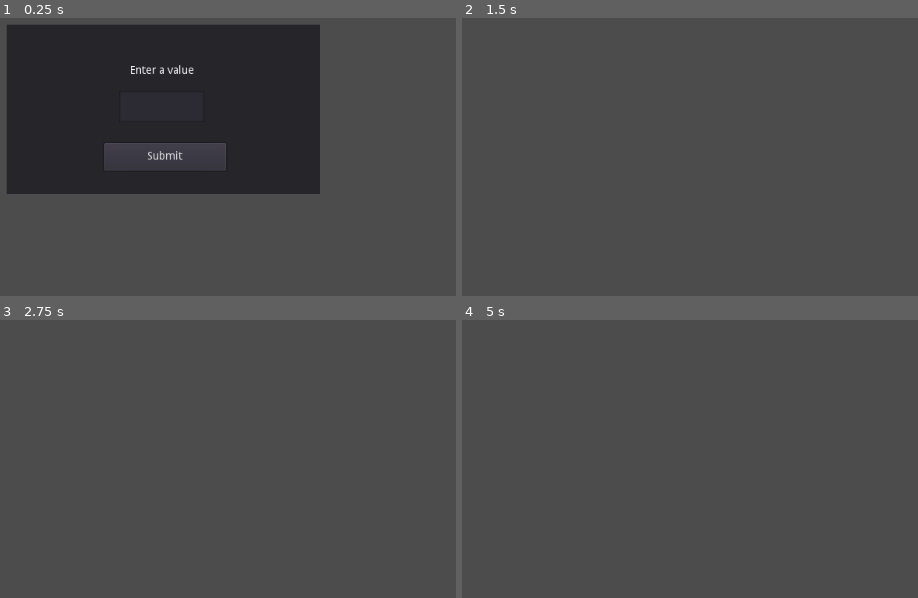
Above: before the commit, frames 1-4 (two rows, left to right).
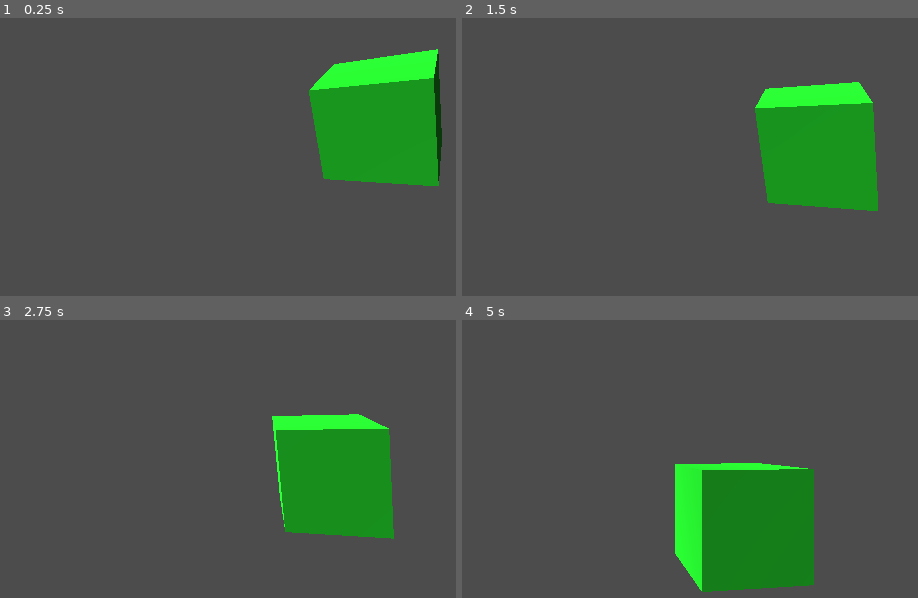
Above: after the commit, the same moments.

Repository: punto-/draft_vm
Game: Godot game, scene res://main.tscn
Same seed, same stepped clock (60 frames per second), same inputs: the game is played once before the commit and once after it.
Inputs (mouse positions are in pixels of both pictures, inside the frame that each line leads up to):
- Up to frame 1 (0.25 s): no input
- Up to frame 2 (1.5 s): click (626, 157) at 0.5 s, where only the run before the commit has a clickable "Submit"
- Up to frame 3 (2.75 s): no input
- Up to frame 4 (5 s): no input

The runs differ from the first frame. In frame 1, 51% of the frame differs, in the area x 1-97%, y 2-64%; in frame 2, 11%; in frame 3, 11%; in frame 4, 13%.

Commit message:
adding test cube, new operators, interpolate instruction

Diff:
--- a/branch.gd
+++ b/branch.gd
@@ -5,12 +5,10 @@
 const CHAIN_MIDDLE = 2
 const CHAIN_END = 3
 
-export(int, "None", "Start", "Middle", "End") var chain_pos = 0
-
-export var condition = ""
 
 func execute(context):
 
+	var chain_pos = params[1]
 	var run = true
 	if chain_pos > CHAIN_START: # middle or end, check if previous branches already ran
 		run = !context.stack.back()
@@ -20,7 +18,7 @@
 			context.stack.pop_back()
 		return
 
-	run = vm.get_global(condition)
+	run = vm.opr.get_value(context, params[0])
 
 	if chain_pos == CHAIN_START:
 		context.stack.push_back(run)
--- a/input.gd
+++ b/input.gd
@@ -1,13 +1,11 @@
 extends "noop.gd"
 
-export var global = ""
-
-func input(val, top):
-	printt("got input ", global, val)
-	vm.set_global(global, val)
-	vm.resume(top)
+func input(val, context):
+	printt("got input ", val)
+	context.stack.push_back(val)
+	vm.resume(context.call_stack.back())
 
 func execute(context):
 	var ui = get_node("/root/ui")
-	ui.get_input(self, "input", context.call_stack.back())
+	ui.get_input(self, "input", context)
 	return vm.RET_YIELD
--- /dev/null
+++ b/interpolate.gd
@@ -0,0 +1,28 @@
+extends "noop.gd"
+
+# params requires object, property, initial value, end value, time
+
+var tween
+var top
+
+func tween_finished():
+	vm.resume(top)
+	tween = null
+	top = null
+
+func execute(context):
+
+	top = context.call_stack.back()
+
+	var object = vm.opr.get_value(context, params[0])
+	var property = vm.opr.get_value(context, params[1])
+	var v1 = vm.opr.get_value(context, params[2])
+	var v2 = vm.opr.get_value(context, params[3])
+	var time = vm.opr.get_value(context, params[4])
+
+	tween = create_tween()
+	tween.tween_property(object, property, v2, time).from(v1)
+	tween.set_trans(Tween.TRANS_LINEAR)
+	tween.tween_callback(self, "tween_finished")
+
+	return vm.RET_YIELD
--- /dev/null
+++ b/loop.gd
@@ -0,0 +1,12 @@
+extends "noop.gd"
+
+func execute(context):
+
+	var cond = true
+	if params.size() > 0:
+		cond = vm.opr.get_value(params[0])
+
+	if !cond:
+		return vm.RET_RETURN
+
+	return vm.RET_REPEAT
--- a/main.gd
+++ b/main.gd
@@ -5,7 +5,6 @@
 func _ready():
 
 	print("main!")
-	vm.set_global("cond_2", true) # bit of cheating for branch test
 
-	var code = get_node("code")
-	vm.start_task(code)
+	var code = vm.load_code(preload("test_code.gd").move_cube)
+	vm.start_task(code.duplicate())
--- a/main.tscn
+++ b/main.tscn
@@ -1,9 +1,21 @@
 [gd_scene load_steps=3 format=2]
 
 [ext_resource path="res://main.gd" type="Script" id=1]
-[ext_resource path="res://code.tscn" type="PackedScene" id=2]
+
+[sub_resource type="SpatialMaterial" id=1]
+albedo_color = Color( 0.113725, 0.741176, 0.141176, 1 )
 
 [node name="main" type="Node2D"]
 script = ExtResource( 1 )
 
-[node name="code" parent="." instance=ExtResource( 2 )]
+[node name="DirectionalLight" type="DirectionalLight" parent="."]
+transform = Transform( 0.884133, 0.366326, 0.290024, -0.467236, 0.693186, 0.548802, 0, -0.620724, 0.784029, 0, 2.29228, 3.51784 )
+
+[node name="Camera" type="Camera" parent="."]
+transform = Transform( 0.136632, 0, 0.990622, 0, 1, 0, -0.990622, 0, 0.136632, 6.30921, 1.39879, 2.66072 )
+
+[node name="world-objects" type="Spatial" parent="."]
+
+[node name="world-id-dummy" type="CSGBox" parent="world-objects"]
+transform = Transform( 0.582417, 0.289418, -0.759623, -0.44501, 0.895525, 0, 0.680262, 0.33804, 0.650363, 0, 2.07124, -2.40814 )
+material_override = SubResource( 1 )
--- a/noop.gd
+++ b/noop.gd
@@ -2,5 +2,9 @@
 
 onready var vm = get_node("/root/vm")
 
+export var params = []
+
+export var break_guard = false
+
 func execute(context):
 	return vm.RET_RETURN
--- a/operator.gd
+++ b/operator.gd
@@ -8,6 +8,9 @@
 	"s": "get_stack",
 	"sv": "get_scope_var",
 	"gv": "get_global_var",
+	"o": "get_object",
+
+	"sp": "stack_push",
 
 	"gt": "compare",
 	"ge": "compare",
@@ -15,6 +18,7 @@
 	"lt": "compare",
 	"le": "compare",
 
+	"obj_i": "object_index",
 	"arr_i": "array_index",
 }
 
@@ -26,6 +30,8 @@
 	if !(type in type_handlers):
 		return null
 
+	return call(type_handlers[type], context, opr)
+
 
 func get_literal(context, opr):
 	return opr[1]
@@ -36,12 +42,24 @@
 	if typeof(pos) != TYPE_INT:
 		return null
 	if pos < 0:
-		pos = context.stack.size() - pos
+		pos = context.stack.size() + pos
 
 	if pos < 0 || pos >= context.stack.size():
 		return null
 
-	return context.stack[pos]
+	var pop = false
+	if opr.size() > 2:
+		pop = get_value(context, opr[2])
+
+	var ret = context.stack[pos]
+	if pop:
+		context.stack.remove(pos)
+	return ret
+
+func stack_push(context, opr):
+	var val = get_value(context, opr[1])
+	context.stack.push_back(val)
+	return val
 
 func get_scope_var(context, opr):
 
@@ -58,6 +76,11 @@
 
 	var name = get_value(context, opr[1])
 	return vm.get_global(name)
+
+func get_object(context, opr):
+
+	var name = get_value(context, opr[1])
+	return vm.get_object(name)
 
 func compare(context, opr):
 
@@ -83,10 +106,20 @@
 
 func array_index(context, opr):
 
-	var arr = opr[1]
-	var i = opr[2]
+	var arr = get_value(context, opr[1])
+	var i = get_value(context, opr[2])
 
 	if typeof(arr) != TYPE_ARRAY:
 		return null
 
 	return arr[i]
+
+func object_index(context, opr):
+
+	var obj = get_value(context, opr[1])
+	var name = get_value(context, opr[2])
+
+	if !(name in obj):
+		return null
+
+	return obj.get(name)
--- a/print.gd
+++ b/print.gd
@@ -1,10 +1,7 @@
 extends "noop.gd"
 
-export var literal = ""
-export var global_var = ""
+func execute(context):
 
-func execute(context):
-	if global_var != "":
-		print(vm.get_global(global_var))
-	else:
-		print(literal)
+	print(str(vm.opr.get_value(context, params[0])))
+
+	return vm.RET_RETURN
--- a/repeat.gd
+++ b/repeat.gd
@@ -1,18 +1,23 @@
 extends "noop.gd"
 
-export var count = 0
-export var count_global = ""
+var sequence = null
 
 func execute(context):
 
 	var top = context.call_stack.back()
-	var n = count
-	if count_global != "":
-		n = int(vm.get_global(count_global))
+	var n = int(vm.opr.get_value(context, params[0]))
 
-	if top.sequence >= n:
+	if sequence == null:
+		sequence = 0
+
+	if sequence >= n:
+		sequence = null
 		return vm.RET_RETURN
 
-	printt("repeat count is ", n, top.sequence)
+	printt("repeat count is ", n, sequence)
+	sequence += 1
 
 	return vm.RET_BRANCH_REPEAT
+
+func _ready():
+	break_guard = true
--- /dev/null
+++ b/test_code.gd
@@ -0,0 +1,34 @@
+
+const take_input = [
+
+	["input"],
+	["repeat", [["s", -1]], [
+
+		["print", ["looping!"]],
+		["wait", [1]],
+	]],
+
+]
+
+const move_cube = [
+
+	["branch", ["true", 0], [
+
+		["interpolate", [
+			["o", "world-id-dummy"],
+			"transform",
+			["sp", ["obj_i", ["o", "world-id-dummy"], "transform" ]], # stack push world-id-dummy.transform
+			Transform.IDENTITY,
+			5, # seconds
+		]],
+		["interpolate", [
+			["o", "world-id-dummy"],
+			"transform",
+			Transform.IDENTITY,
+			["s", -1, true], # pop from stack the value pushed before
+			5, # seconds
+		]],
+		["loop"]
+
+	]],
+]
--- a/vm.gd
+++ b/vm.gd
@@ -12,6 +12,23 @@
 const RET_REPEAT = 4
 const RET_YIELD = 5
 
+var opr
+
+var instructions = {
+
+	"noop": preload("noop.gd"),
+	"wait": preload("wait.gd"),
+	"input": preload("input.gd"),
+	"branch": load("branch.gd"),
+	"interpolate": preload("interpolate.gd"),
+	"loop": preload("loop.gd"),
+	"print": preload("print.gd"),
+	"repeat": preload("repeat.gd"),
+	"root_branch": load("root_branch.gd"),
+}
+
+var task_nodes
+
 ####### some helpers
 
 # we put timers here to avoid using timer nodes (because I don't know where the scene is :p ) or doing a "busy wait" in the time.gd script
@@ -38,6 +55,10 @@
 
 	return globals[name]
 
+func get_object(name):
+
+	return get_node("/root/main/world-objects/"+name)
+
 func find_scope_var(context, name):
 	var i = context.call_stack.size()
 	while i:
@@ -80,7 +101,7 @@
 	frame.suspended = false
 
 func _stack_level(parent, top):
-	return { "ip": 0, "parent": parent, "value_top": top, "suspended": false, "sequence": 0, "scope_vars": {} }
+	return { "ip": 0, "parent": parent, "value_top": top, "suspended": false, "scope_vars": {} }
 
 func start_task(code):
 
@@ -88,7 +109,32 @@
 	context.call_stack.push_back( _stack_level(code, context.stack.size()) )
 
 	tasks.push_back(context)
-
+	task_nodes.add_child(code)
+
+func load_code(root):
+
+	var root_branch = Node.new()
+	root_branch.set_script(instructions["root_branch"])
+	_load_code_level(root_branch, root)
+
+	return root_branch
+
+func _load_code_level(parent, code):
+	printt("loading code level ", str(code))
+	for i in code:
+		printt("loading instruction", str(i))
+		if !(i[0] in instructions):
+			# error! invalid instruction
+			continue
+		var n = Node.new()
+		var s = instructions[i[0]]
+		n.set_script(s)
+		if i.size() > 1:
+			n.params = i[1]
+			printt("adding params ", i[1], n.params)
+		if i.size() > 2:
+			_load_code_level(n, i[2])
+		parent.add_child(n)
 
 func run(context):
 
@@ -105,23 +151,20 @@
 
 		if ret == RET_RETURN:
 			top.ip += 1
-			top.sequence = 0
 			continue
 
 		if ret == RET_BRANCH:
 			top.ip += 1
-			top.sequence = 0
 			context.call_stack.push_back( _stack_level(node, context.stack.size()) )
 			return ret
 
 		if ret == RET_BRANCH_REPEAT:
+			# but not increasing top.ip, when the new stack level finishes execution it will run this instruction again
 			context.call_stack.push_back( _stack_level(node, context.stack.size()) )
-			top.sequence += 1
 			return ret
 
 		if ret == RET_REPEAT:
 			top.ip = 0
-			top.sequence = 0
 			continue
 
 		if ret == RET_BREAK:
@@ -139,7 +182,6 @@
 		if ret == RET_YIELD:
 			top.suspended = true
 			top.ip += 1
-			top.sequence = 0
 			return ret
 
 	# level is done, pop the stack
@@ -170,4 +212,7 @@
 				break
 
 func _ready():
+	task_nodes = get_node("task_nodes")
+	opr = preload("operator.gd").new()
+	opr.vm = self
 	set_process(true)
--- a/vm.tscn
+++ b/vm.tscn
@@ -4,3 +4,5 @@
 
 [node name="vm" type="Node"]
 script = ExtResource( 1 )
+
+[node name="task_nodes" type="Node" parent="."]
--- a/wait.gd
+++ b/wait.gd
@@ -1,6 +1,4 @@
 extends "noop.gd"
-
-export var time = 1.0
 
 func timeout(top):
 	vm.resume(top)
@@ -9,6 +7,8 @@
 
 	var top = context.call_stack.back()
 
+	var time = vm.opr.get_value(context, params[0])
+
 	# the vm provides timers because it's easier than putting a timer node on the scene
 	vm.add_timer(self, top, time)
 
